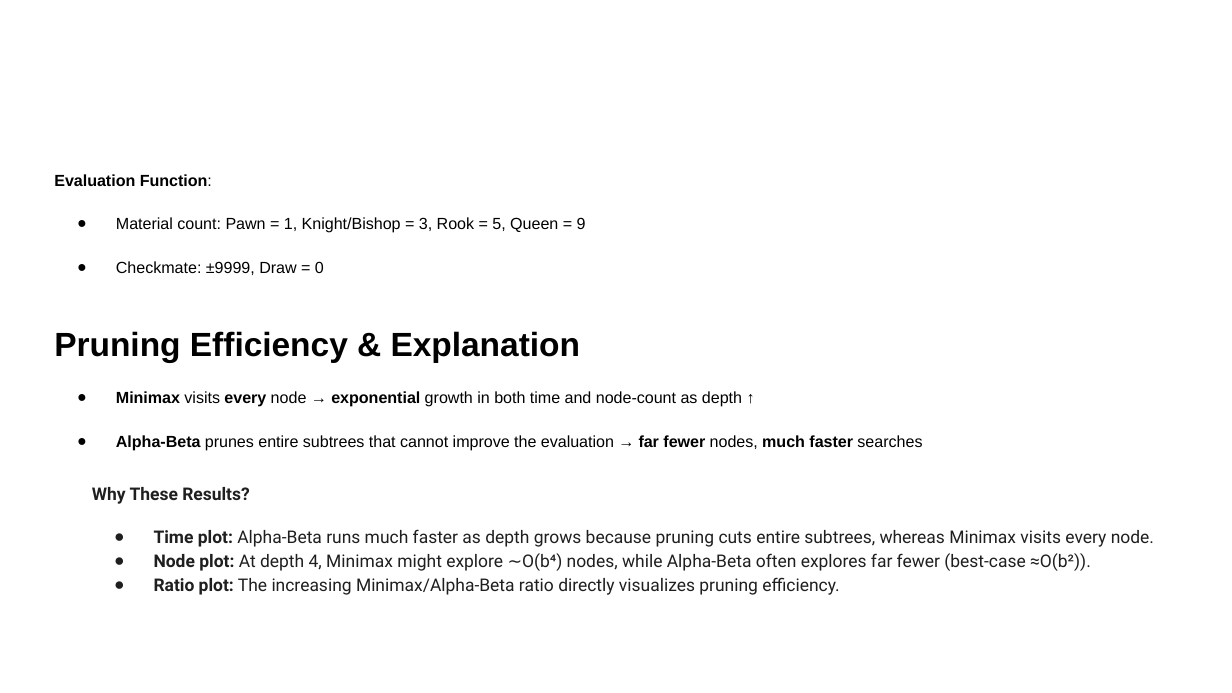
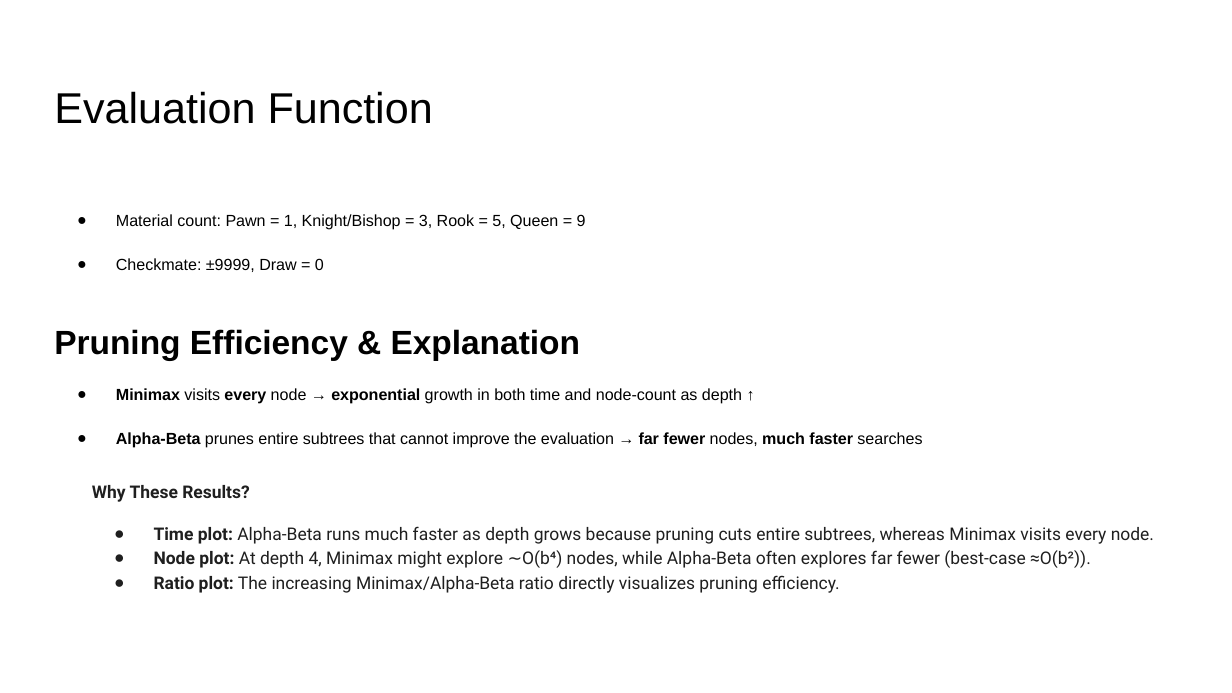
Before and after one commit to CS24M101AnnavarapuSaiJagadeesh/AI_Asn3, a slide deck: slide 7 of AI_Asn3.pptx. Drawn at 1232x693 pixels with LibreOffice and Linux fonts; fonts in the diff are those of the drawing. Boxes give left, top, right and bottom in pixels: in the first picture for what was removed or moved away, otherwise in the second. Text is boxed around its words. In the diff, an @@ line names an element or a change of style, - is before the commit and + after.

Commit message:
Add files via upload
updated ppt

```diff
--- a/AI_Asn3.pptx
+++ b/AI_Asn3.pptx
@@ title added at <box>54,91,433,124</box>, 25.2 pt, text #000000 @@
+Evaluation Function
@@ text at <box>54,174,212,186</box>: paragraph removed @@
-Evaluation Function:
```
